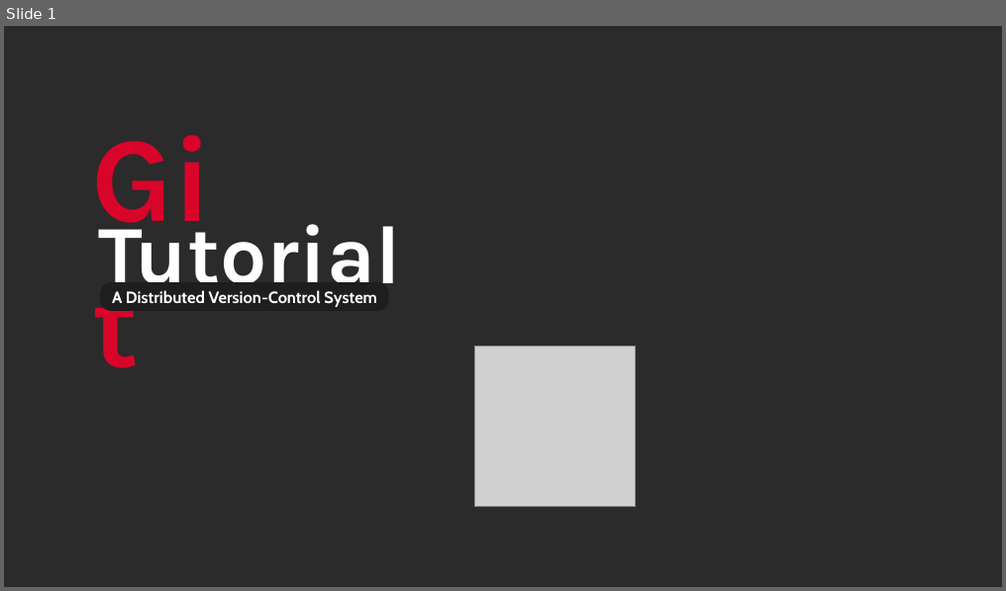
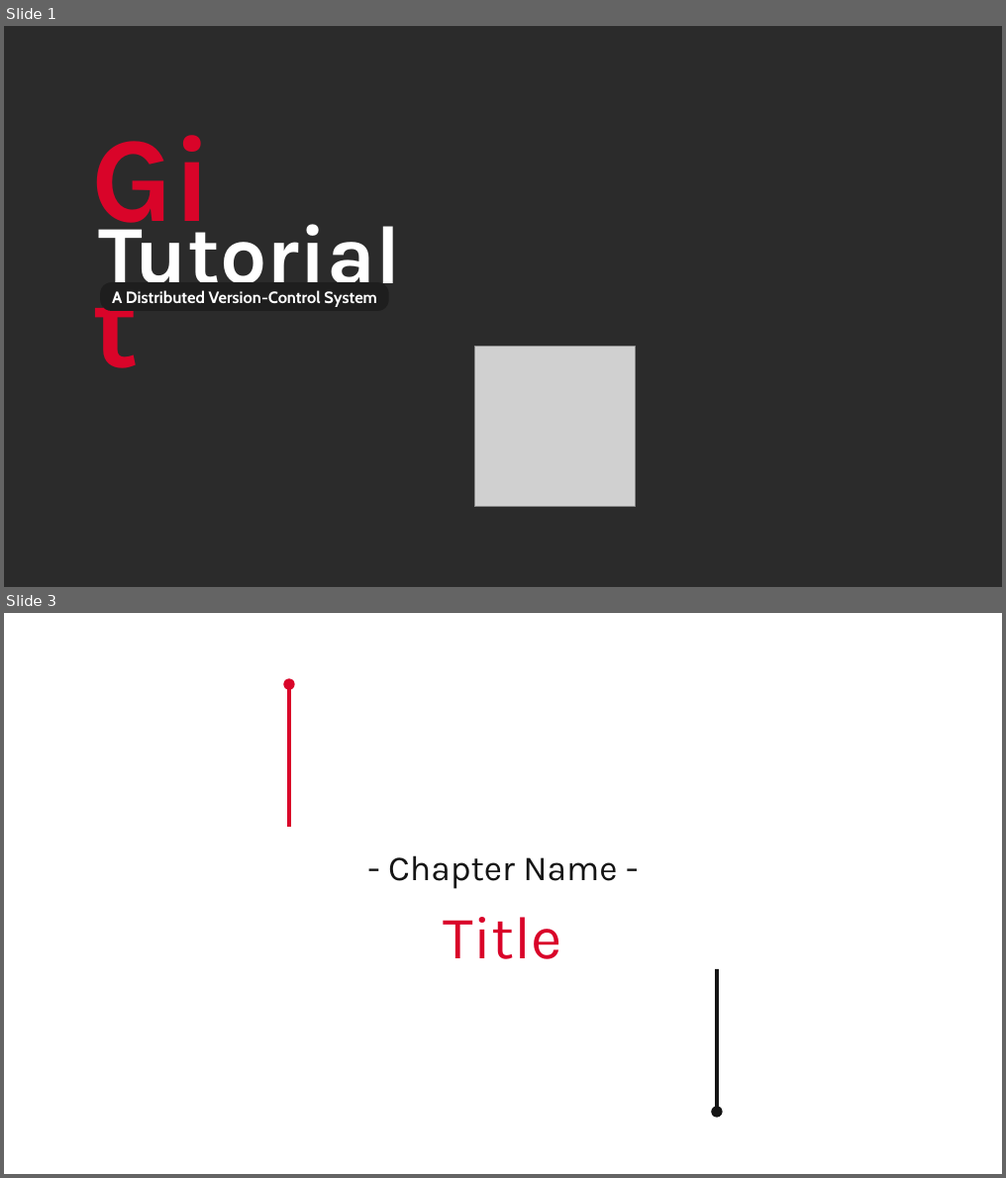
Before and after one commit to MHBahrampour/git-presentation-files, a slide deck: Template.odp. Shown one above the other, each under a label of ours: slide 1 before the commit, slides 1 and 3 after it; the slides between them are not shown. The pictures are 1006x591 and 1006x1178 pixels, drawn with LibreOffice and Linux fonts; fonts in the diff are those of the drawing; grey boxes stand for pictures; background and template pictures are left out; a plain dark background stands for a picture behind light text. Boxes give left, top, right and bottom in pixels: in the first picture for what was removed or moved away, otherwise in the second. Text is boxed around its words. In the diff, an @@ line names an element or a change of style, - is before the commit and + after.

```diff
--- a/Template.odp
+++ b/Template.odp
@@ slide 3 added at box(4, 613, 1002, 1174), background picture (left out) @@
@@ arrow added from (289, 827) to (289, 684), #D90429 3 pt @@
@@ text added at box(388, 856, 617, 959), 28 pt, text #151515 @@
+- Chapter Name -
+Title
@@ arrow added from (717, 969) to (717, 1112), #151515 3 pt @@
```
Also in this commit, not shown: 1 slide changed, 3 other slides added, 5 slides removed.
